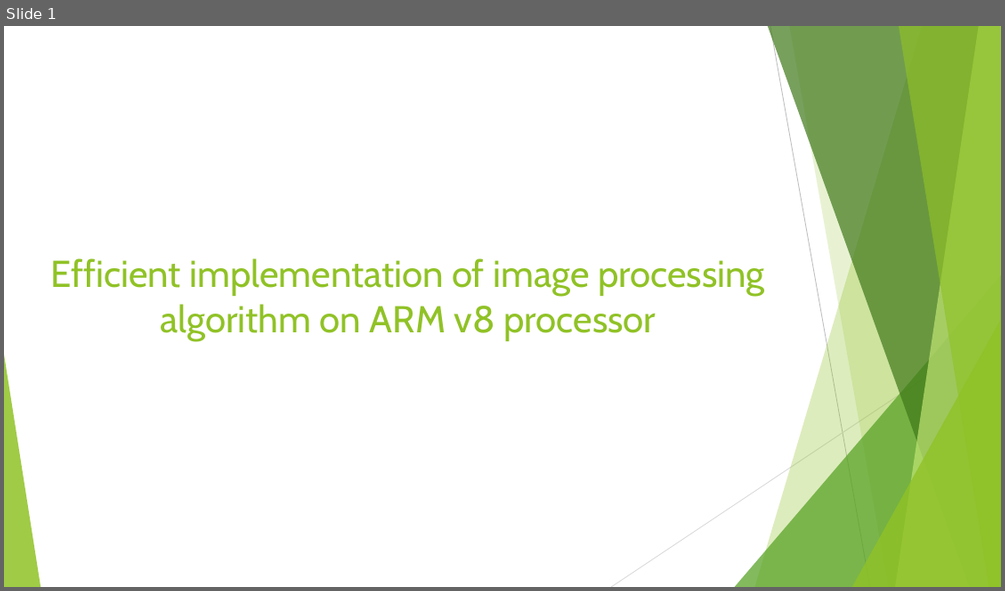
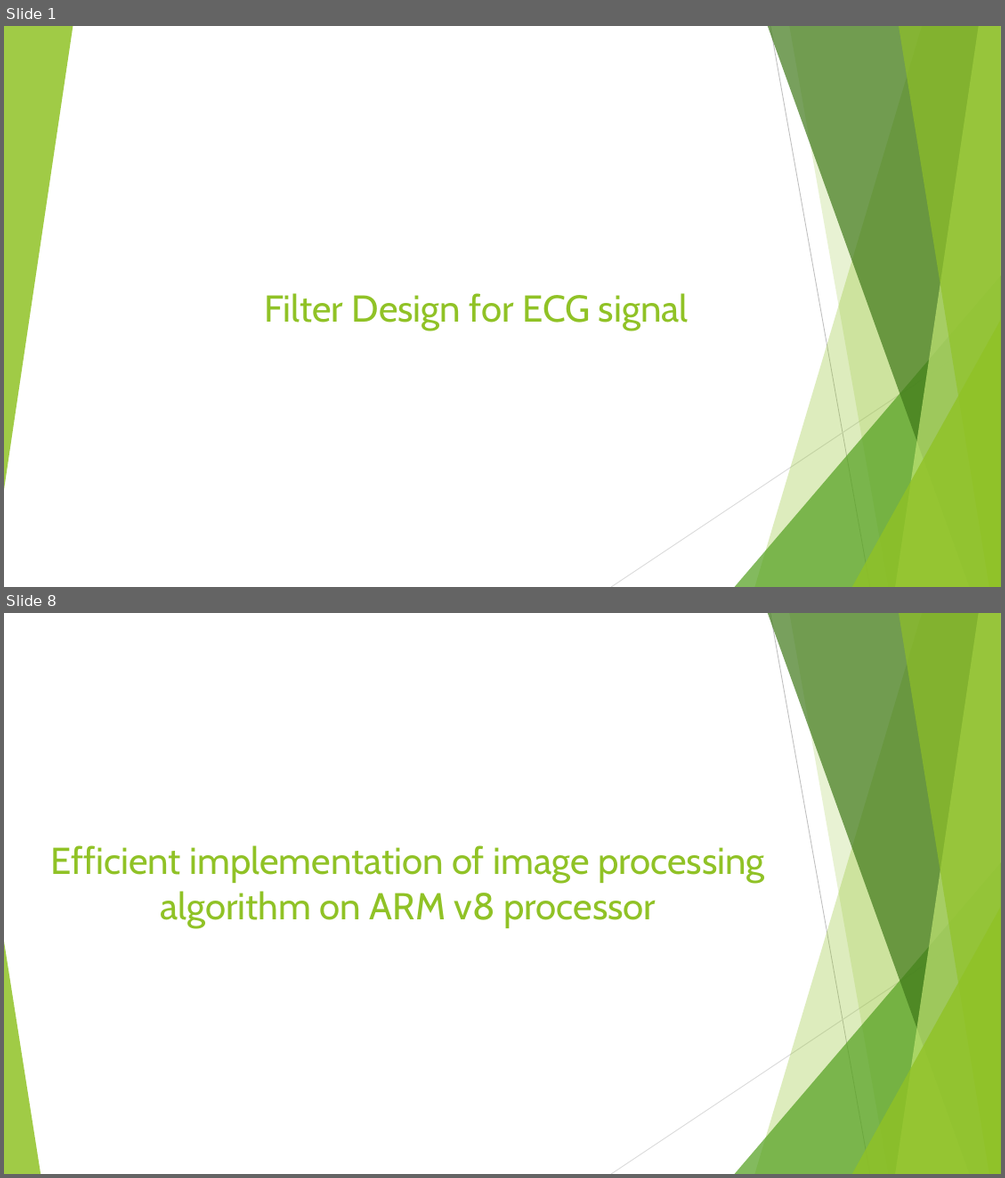
Before and after one commit to UmeshDeshmukh/Presentation, a slide deck: Presentation_E.pptx. Shown one above the other, each under a label of ours: slide 1 before the commit, slides 1 and 8 after it; the slides between them are not shown. The pictures are 1005x591 and 1005x1178 pixels, drawn with LibreOffice and Linux fonts; fonts in the diff are those of the drawing. Boxes give left, top, right and bottom in pixels: in the first picture for what was removed or moved away, otherwise in the second. Text is boxed around its words. In the diff, an @@ line names an element or a change of style, - is before the commit and + after.

```diff
--- a/Presentation_E.pptx
+++ b/Presentation_E.pptx
@@ slide 1 added at [4, 26, 1001, 587], background #FFFFFF; not listed: 9 template elements that a slide beside it also shows @@
@@ triangle added at [4, 26, 73, 490], fill #90C226 at 85% opacity @@
@@ title added at [264, 293, 688, 330], 36 pt, text #90C226 @@
+Filter Design for ECG signal
@@ what was slide 1 is now slide 8 @@
```
Also in this commit, not shown: 6 other slides added.
